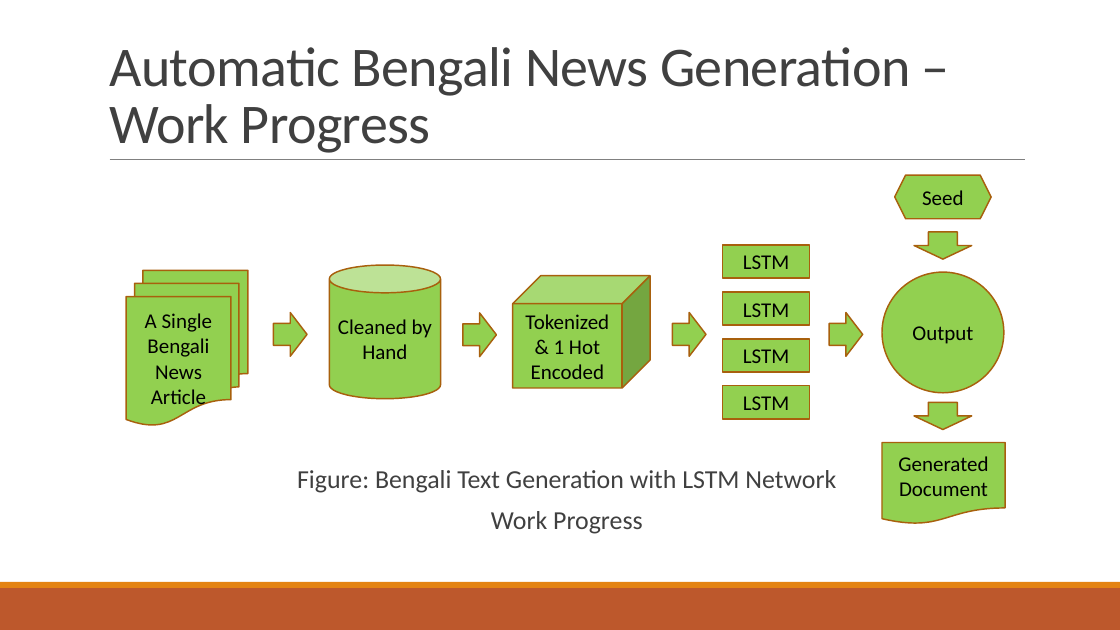
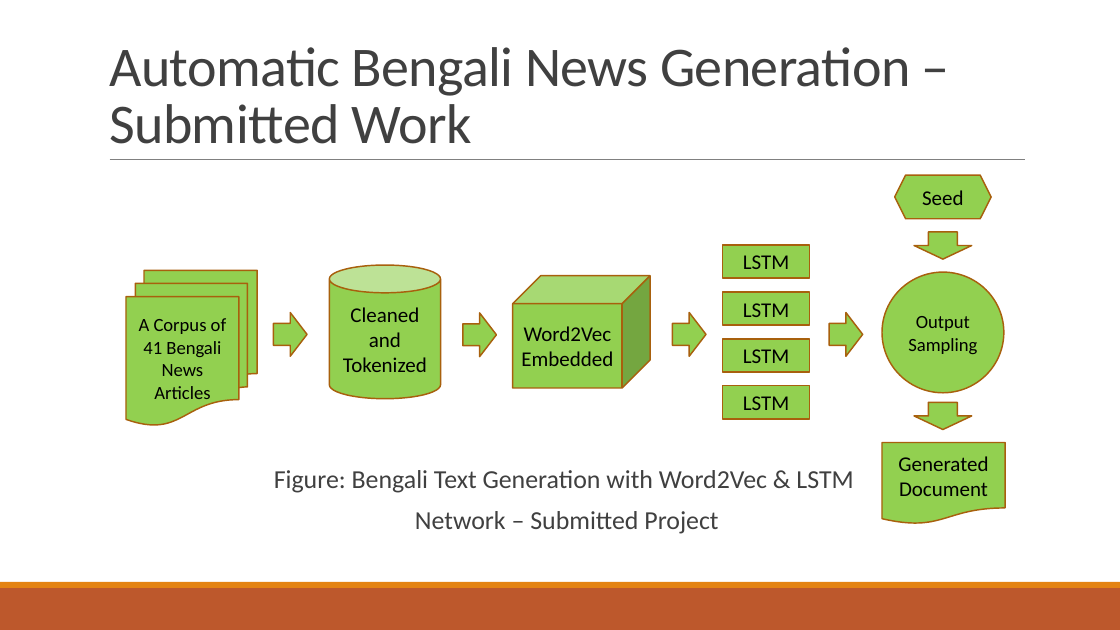
Before and after one commit to minhazul-alam/News_Gen, a slide deck: slide 3 of Minhaz_Shahadat/Bengali_News_Generation.pptx. Drawn at 1120x630 pixels with LibreOffice and Linux fonts; fonts in the diff are those of the drawing. Boxes give left, top, right and bottom in pixels: in the first picture for what was removed or moved away, otherwise in the second. Text is boxed around its words. In the diff, an @@ line names an element or a change of style, - is before the commit and + after.

```diff
--- a/Minhaz_Shahadat/Bengali_News_Generation.pptx
+++ b/Minhaz_Shahadat/Bengali_News_Generation.pptx
@@ title at bbox=[109, 47, 910, 144]: text changed @@
-Automatic Bengali News Generation – Work Progress
+Automatic Bengali News Generation – Submitted Work
@@ flow chart multidocument "A Corpus of 41 Bengali ...": place and size @@
-flow chart multidocument "A Corpus of 41 Bengali ..." at bbox=[126, 271, 248, 426]
+flow chart multidocument "A Corpus of 41 Bengali ..." at bbox=[126, 271, 257, 426]
@@ text in flow chart multidocument at bbox=[139, 318, 226, 404]: text changed; size 18 to 16 pt @@
-A Single Bengali News Article
+A Corpus of 41 Bengali News Articles
@@ text in cylinder at bbox=[343, 307, 427, 372]: text changed @@
-Cleaned by Hand
+Cleaned and Tokenized
@@ text in cube at bbox=[521, 326, 613, 366]: text changed @@
-Tokenized & 1 Hot Encoded
+Word2Vec Embedded
@@ text in ellipse at bbox=[908, 316, 977, 354]: text changed; size 18 to 16 pt @@
-Output
+Output Sampling
@@ text at bbox=[274, 470, 853, 534]: text changed @@
-  Figure: Bengali Text Generation with LSTM Network
-  Work Progress
+  Figure: Bengali Text Generation with Word2Vec & LSTM
+  Network – Submitted Project
```
Also in this commit, not shown: 1 other slide changed, 1 slide added, 1 slide removed.
